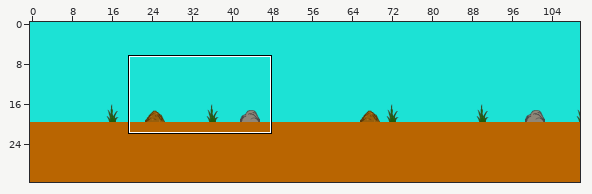
Tiled map: assets/level_1.tmx. The picture above shows the old version from afar; the outline marks the close-up.
Close-up. The starting point:
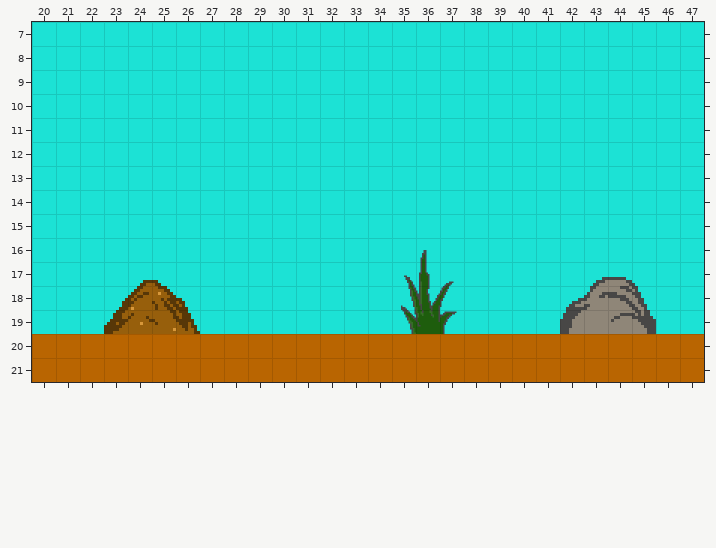
Cells are 32x32 px. Shown: x 20..47, y 7..21. The commit also changed other parts of the map, which this record leaves out.
Now the later version:
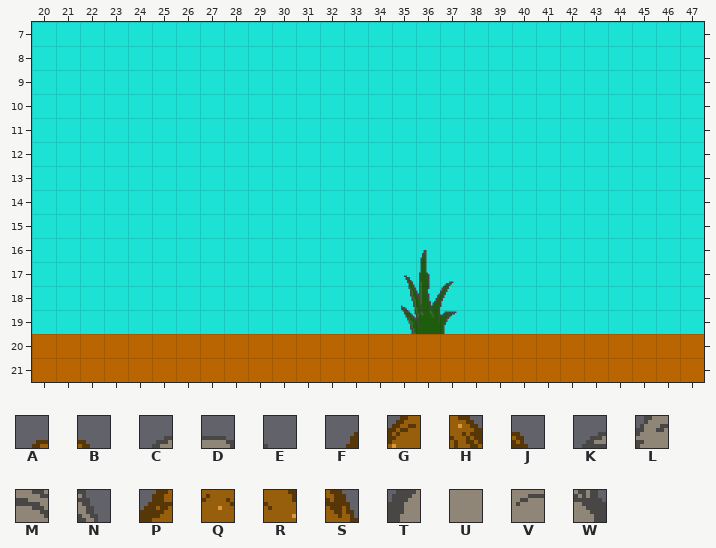
Key: from "tileset": A 41, B 42, C 45, D 46, E 47, F 48, G 49, H 50, J 51, K 52, L 53, M 54, N 55, P 56, Q 57, R 58, S 59, T 60, U 61, V 62, W 63.
_ is an empty cell.
Diff:
{"where": "layer \"obstacles\""}
{"y":17,"x":24,"old":"AB","new":"__"}
{"y":17,"x":43,"old":"CDE","new":"___"}
{"y":18,"x":23,"old":"FGHJ","new":"____"}
{"y":18,"x":42,"old":"KLMN","new":"____"}
{"y":19,"x":23,"old":"PQRS","new":"____"}
{"y":19,"x":42,"old":"TUVW","new":"____"}
{"label":"removed","picture_box":[104,280,200,334]}
{"label":"removed","picture_box":[560,277,656,334]}
